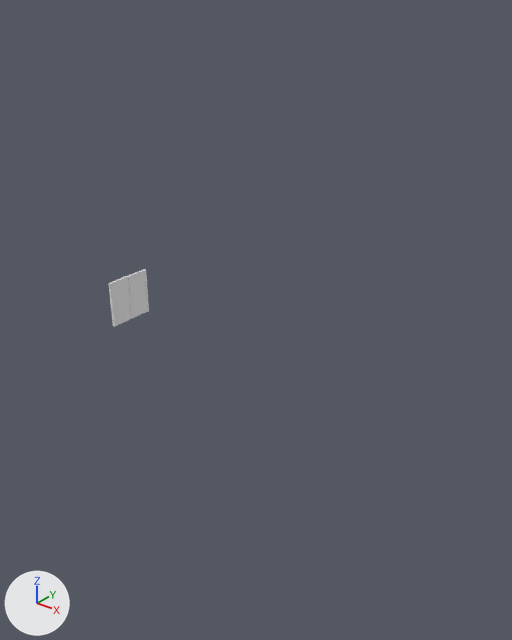
Before and after pictures for a commit that changed the Blender file Assets/Blender Meshes/window.blend.
Rendered twice from a camera (50 mm lens) standing at (80.1, -69.8, 46.0) and looking at (20.8, 4.2, 0.0). Every picture has the same lights, and +X, +Y and +Z are marked at lower left.
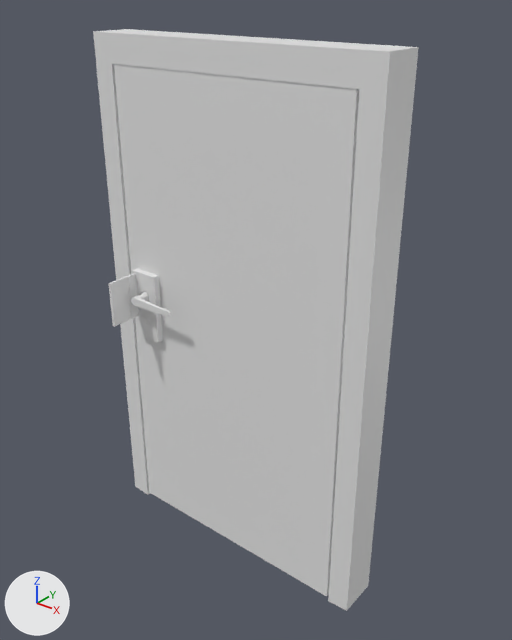
The newer file is also turned or shifted as a whole; pictures and numbers use the older file's frame.

Diff of the bpy script that builds the scene:
```diff
--- a/Assets/Blender Meshes/window.blend.py
+++ b/Assets/Blender Meshes/window.blend.py
@@ me_cylinder @@
+me_cylinder.from_pydata(...)  # 446 vertices, 413 faces; spans x -1.19..10.49, y -1.24..1.24, z -1.0..1.62
@@ me_cylinder_003 @@
+me_cylinder_003.from_pydata(...)  # 278 vertices, 280 faces; spans x -1.0..1.0, y -1.0..1.0, z -1.0..1.0
@@ me_cube_002 @@
+me_cube_002.from_pydata(...)  # 944 vertices, 916 faces; spans x -1.0..1.0, y -1.0..1.0, z -1.0..1.0
@@ me_cube_008 @@
+me_cube_008.from_pydata(...)  # 40 vertices, 38 faces; spans x -1.0..1.0, y -1.0..1.0, z -1.01..1.0
@@ ob_cylinder @@
+ob_cylinder = bpy.data.objects.new('Cylinder', me_cylinder)
+ob_cylinder.location = (2.0, -1.1, 0.1)
+ob_cylinder.rotation_euler = (1.571, 0.0, 0.0)  # degrees (90, 0, 0)
+ob_cylinder.scale = (0.72, 0.72, 0.923)
@@ ob_cylinder_003 @@
+ob_cylinder_003 = bpy.data.objects.new('Cylinder.003', me_cylinder_003)
+ob_cylinder_003.location = (2.0, -0.1, -4.2)
+ob_cylinder_003.rotation_euler = (1.571, 0.0, 0.0)  # degrees (90, 0, 0)
+ob_cylinder_003.scale = (0.722, 0.75, 0.264)
@@ ob_cube_003 @@
+ob_cube_003 = bpy.data.objects.new('Cube.003', me_cube_002)
+ob_cube_003.location = (1.8, 0.7, -1.6)
+ob_cube_003.scale = (2.44, 1.0, 5.7)
@@ ob_cube_006 @@
+ob_cube_006 = bpy.data.objects.new('Cube.006', me_cube_008)
+ob_cube_006.location = (17.9, 3.9, -1.6)
+ob_cube_006.scale = (23.8, 3.22, 40.5)
@@ ob_cube_002 @@
+ob_cube_002 = bpy.data.objects.new('Cube.002', me_cube_006.copy())  # the mesh of ob_cube_000
+ob_cube_002.location = (17.9, 1.7, -3.4)
+ob_cube_002.scale = (20.0, 1.0, 38.3)
```

Pixel boxes [x1, y1, x2, y2] of what changed, in the pictures (512 x 640 px):
'Cube.002', added
    after: [114, 64, 359, 596]
'Cube.006', added
    after: [93, 29, 419, 611]
'Cube.003', added
    after: [132, 268, 163, 343]
'Cylinder', added
    after: [131, 292, 171, 317]
'Cylinder.003', added
    after: [144, 317, 150, 326]
